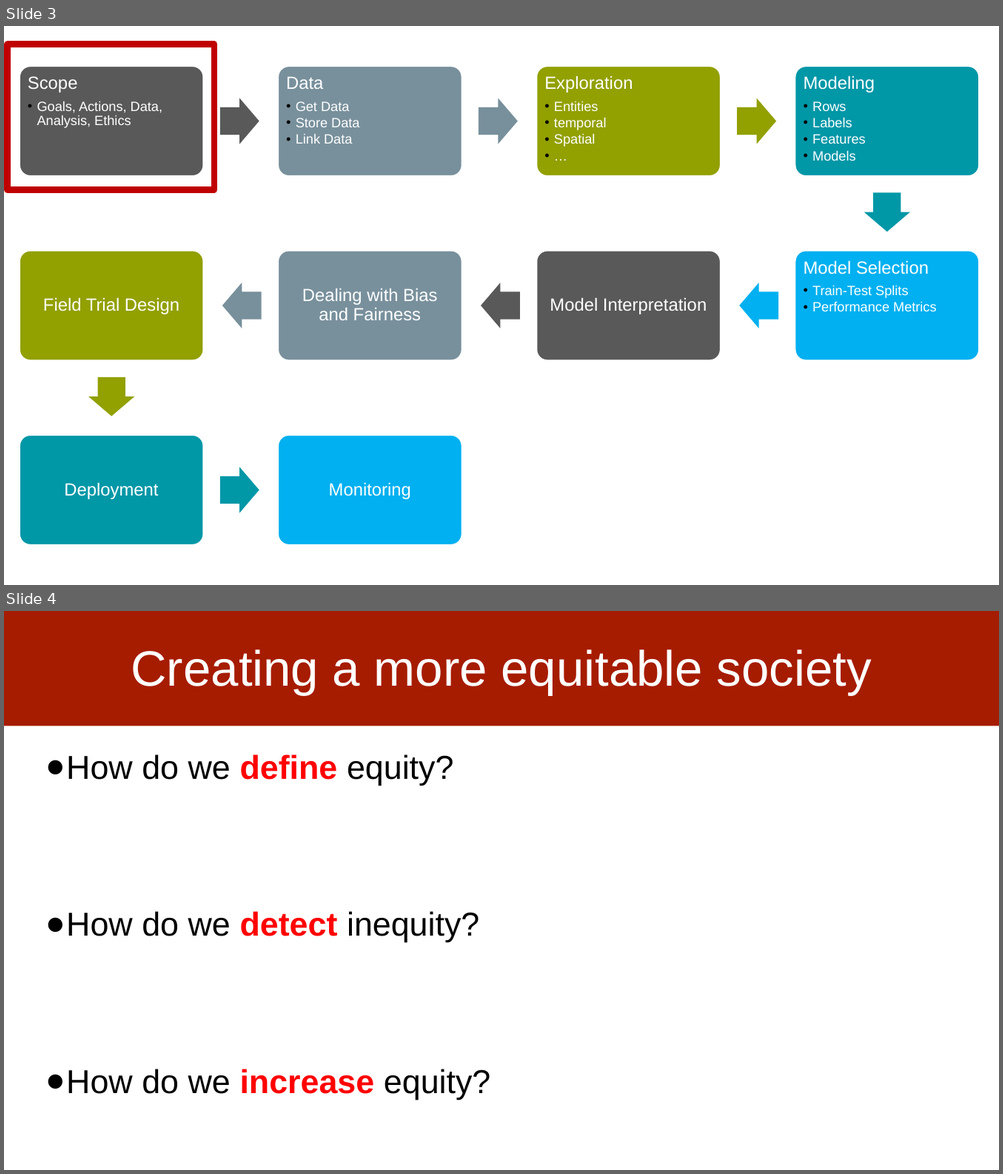
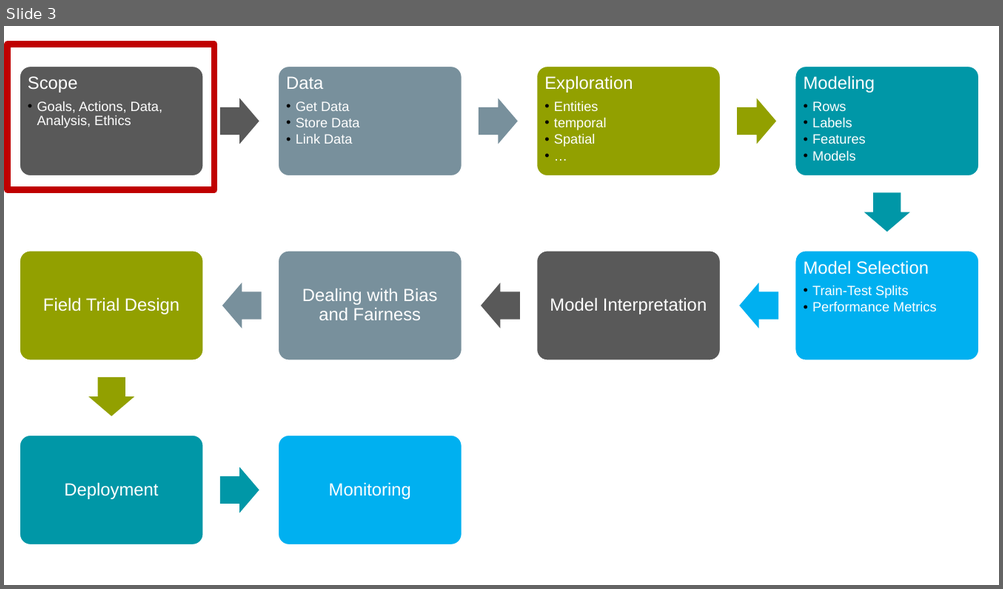
Before and after one commit to dssg/MLinPractice, a slide deck: Lectures/Lecture3-Data.pptx. Shown one above the other, each under a label of ours: slides 3 and 4 before the commit, slide 3 after it. The pictures are 1003x1174 and 1003x589 pixels, drawn with LibreOffice and Linux fonts; fonts in the diff are those of the drawing. Boxes give left, top, right and bottom in pixels: in the first picture for what was removed or moved away, otherwise in the second. Text is boxed around its words. In the diff, an @@ line names an element or a change of style, - is before the commit and + after.

```diff
--- a/Lectures/Lecture3-Data.pptx
+++ b/Lectures/Lecture3-Data.pptx
@@ slide 4 removed at bbox=[4, 611, 999, 1170], background #FFFFFF @@
@@ rectangle removed at bbox=[4, 611, 999, 726] @@
@@ title removed at bbox=[131, 649, 871, 695] @@
-Creating a more equitable society
@@ text removed at bbox=[45, 755, 490, 1100] @@
-● How do we define equity?
-● How do we detect inequity?
-● How do we increase equity?
```
Also in this commit, not shown: 4 other slides removed.
